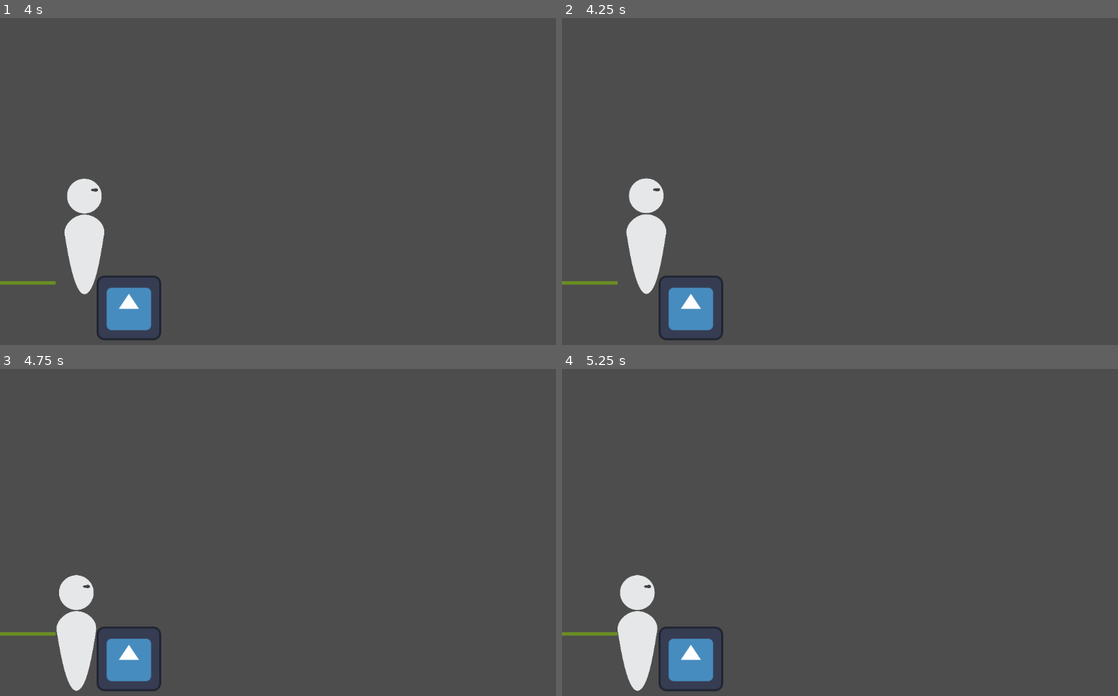
Above: before the commit, frames 1-4 (two rows, left to right).
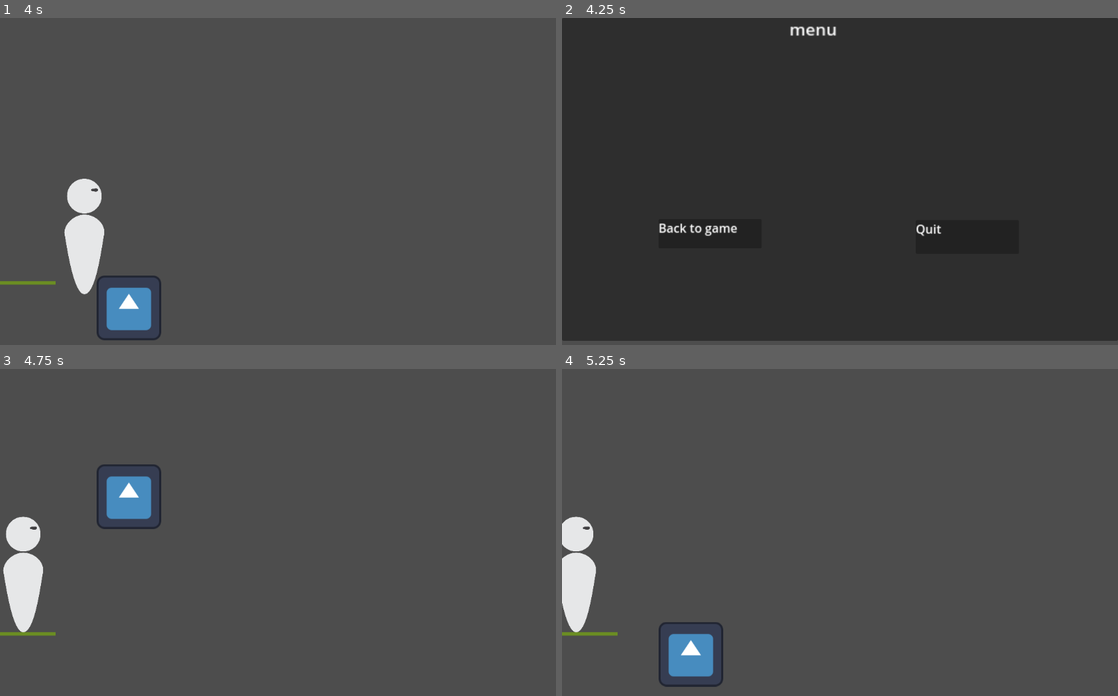
Above: after the commit, the same moments.

Repository: NeonGamerBot-QK/counterspell-boston
Game: Godot game, scene res://Levels/Demo.tscn
Two runs of this game, one before a commit and one after it. Both use one fixed random seed, a clock stepped at 60 frames per second and the inputs below. The engine's default icon, where the game draws it, is replaced by a stand-in: a white triangle on a blue panel in a dark square.
Inputs (mouse positions are in pixels of both pictures, inside the frame that each line leads up to):
- Up to frame 1 (4 s): tap Enter at 0.5 s; hold D (right) 0.53-2.03 s; tap Space (jump) at 0.77, 1.52, 2, 3.02, 3.77 s; hold A (left) 2.03-2.78 s; hold D (right) from 2.78 s (still down)
- Up to frame 2 (4.25 s): keep holding D (right); tap M (menu, bound only after the commit) at 4.15 s
- Up to frame 3 (4.75 s): release D (right) at 4.25 s; click (150, 584) at 4.25 s, where only the run after the commit has a clickable "Back to game"
- Up to frame 4 (5.25 s): hold A (left) from 5.03 s (still down)

Frame 1 is identical in both runs. In frame 2, 98% of the frame differs, in the area x 0-100%, y 0-99%; in frame 3, 6.3%; in frame 4, 4.1%.

Commit message:
fix: menu

Diff:
--- a/bg.gd
+++ b/bg.gd
@@ -1,11 +1,7 @@
 extends Node2D  # This will work for 2D backgrounds
 
-# Declare the background image sprite
-var speed : float = 100  # Speed at which the background scrolls
-
-func _ready():
-	# Assuming the background sprite is a child of this node
-	print("bg running")
-	pass
-func _process(delta):
-	pass
+func _input(event):
+	# Check if the "M" key is pressed
+	if event.is_action_pressed("menu"):
+		# Change to the menu scene
+		get_tree().change_scene_to_file("res://menu.tscn")
--- a/menu.tscn
+++ b/menu.tscn
@@ -33,14 +33,13 @@
 offset_right = 395.0
 offset_bottom = 456.0
 
-[node name="TextEdit" type="TextEdit" parent="Panel/Back to game"]
+[node name="Label" type="Label" parent="Panel/Back to game"]
 layout_mode = 0
-offset_left = -4.0
-offset_top = 2.0
-offset_right = 204.0
-offset_bottom = 55.0
-theme_override_font_sizes/font_size = 25
-text = "Back to game"
+offset_right = 198.0
+offset_bottom = 53.0
+scale = Vector2(1.5, 1.5)
+text = "Back to game
+"
 
 [node name="Quit" type="Button" parent="Panel"]
 layout_mode = 0
@@ -49,10 +48,8 @@
 offset_right = 904.0
 offset_bottom = 467.0
 
-[node name="TextEdit" type="TextEdit" parent="Panel/Quit"]
-layout_mode = 0
-offset_top = 5.0
-offset_right = 188.0
-offset_bottom = 67.0
-theme_override_font_sizes/font_size = 35
+[node name="Label" type="Label" parent="Panel/Quit"]
+offset_right = 198.0
+offset_bottom = 53.0
+scale = Vector2(1.5, 1.5)
 text = "Quit"
--- /dev/null
+++ b/node_2d.tscn
@@ -0,0 +1,37 @@
+[gd_scene load_steps=7 format=3 uid="uid://nh5fnlw3k6r2"]
+
+[ext_resource type="Texture2D" uid="uid://c52haqan85k53" path="res://icon.svg" id="1_gqviv"]
+[ext_resource type="Script" path="res://bg.gd" id="1_yos0w"]
+[ext_resource type="PackedScene" uid="uid://b7kjqxjnmrpdc" path="res://player.tscn" id="3_cxsvd"]
+[ext_resource type="Script" path="res://fetch_lb.gd" id="4_a61pq"]
+
+[sub_resource type="RectangleShape2D" id="RectangleShape2D_7nlyv"]
+size = Vector2(128, 128)
+
+[sub_resource type="RectangleShape2D" id="RectangleShape2D_fslva"]
+size = Vector2(1100, 6.5)
+
+[node name="Node2D" type="Node2D"]
+position = Vector2(550, 325)
+script = ExtResource("1_yos0w")
+
+[node name="Block" type="RigidBody2D" parent="."]
+
+[node name="BlockHitbox" type="CollisionShape2D" parent="Block"]
+shape = SubResource("RectangleShape2D_7nlyv")
+
+[node name="BlockSprite" type="Sprite2D" parent="Block"]
+texture = ExtResource("1_gqviv")
+
+[node name="Floor" type="StaticBody2D" parent="."]
+position = Vector2(0, 315.75)
+metadata/_edit_group_ = true
+
+[node name="CollisionShape2D" type="CollisionShape2D" parent="Floor"]
+shape = SubResource("RectangleShape2D_fslva")
+
+[node name="Player" parent="." instance=ExtResource("3_cxsvd")]
+position = Vector2(342, -305)
+
+[node name="HTTPRequest" type="HTTPRequest" parent="."]
+script = ExtResource("4_a61pq")
--- a/panel.gd
+++ b/panel.gd
@@ -6,8 +6,8 @@
 
 func _ready():
 	# Initialize the buttons by getting them from the scene tree
-	start_button = $ButtonStart
-	quit_button = $ButtonQuit
+	start_button = $"Back to game"
+	quit_button = $"Quit"
 
 	# Connect button signals to methods
 	start_button.connect("pressed", _on_start_button_pressed)
@@ -19,7 +19,8 @@
 func _on_start_button_pressed():
 	print("Start Game clicked")
 	# Here you can change to the game scene or start the gameplay
-	get_tree().change_scene("res://node_2d.tscn")  # Replace with your actual game scene path
+	#get_tree().unload_current_scene();
+	get_tree().change_scene_to_file("res://Levels/Demo.tscn")  # Replace with your actual game scene path
 
 # Called when the quit button is pressed
 func _on_quit_button_pressed():
--- a/project.godot
+++ b/project.godot
@@ -45,6 +45,13 @@
 "events": [Object(InputEventKey,"resource_local_to_scene":false,"resource_name":"","device":-1,"window_id":0,"alt_press …(192 unchanged characters)…
 ]
 }
+menu={
+"deadzone": 0.5,
+"events": [Object(InputEventKey,"resource_local_to_scene":false,"resource_name":"","device":-1,"window_id":0,"alt_pressed":false,"shift_pressed":false,"ctrl_pressed":false,"meta_pressed":false,"pressed":false,"keycode":0,"physical_keycode":77,"key_label":0,"unicode":109,"location":0,"echo":false,"script":null)
+, Object(InputEventKey,"resource_local_to_scene":false,"resource_name":"","device":-1,"window_id":0,"alt_pressed":false,"shift_pressed":false,"ctrl_pressed":false,"meta_pressed":false,"pressed":false,"keycode":0,"physical_keycode":4194305,"key_label":0,"unicode":0,"location":0,"echo":false,"script":null)
+, Object(InputEventKey,"resource_local_to_scene":false,"resource_name":"","device":-1,"window_id":0,"alt_pressed":false,"shift_pressed":false,"ctrl_pressed":false,"meta_pressed":false,"pressed":false,"keycode":0,"physical_keycode":4194306,"key_label":0,"unicode":0,"location":0,"echo":false,"script":null)
+]
+}
 
 [rendering]
 
